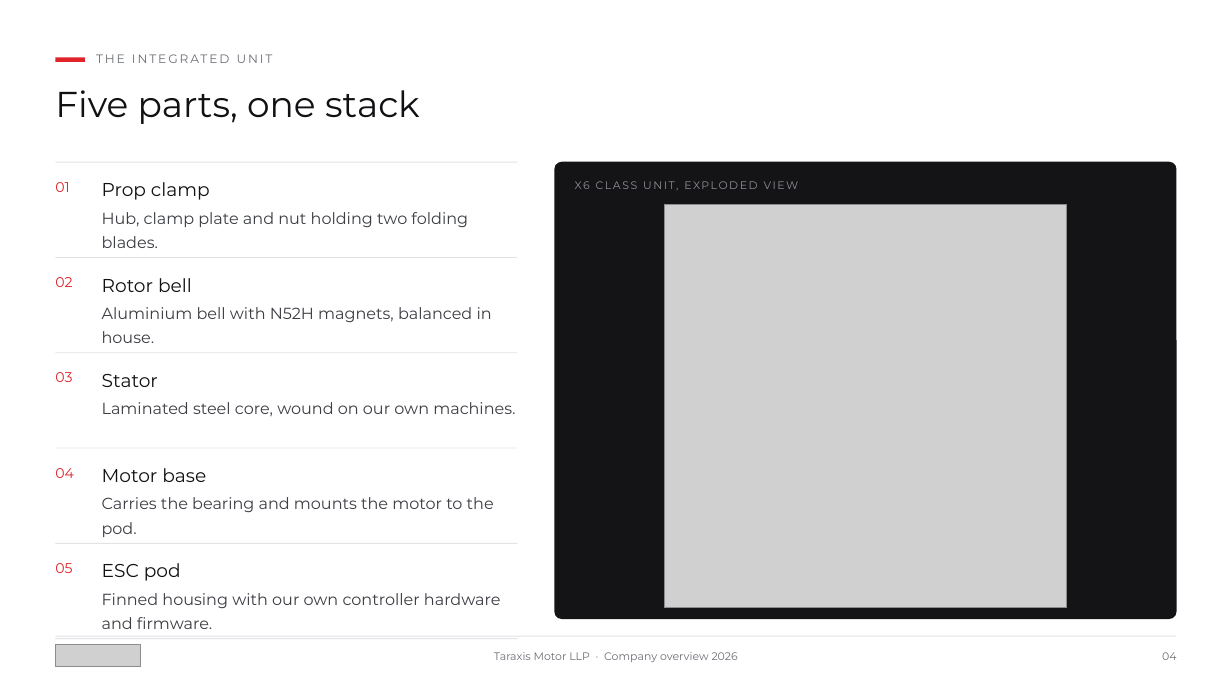
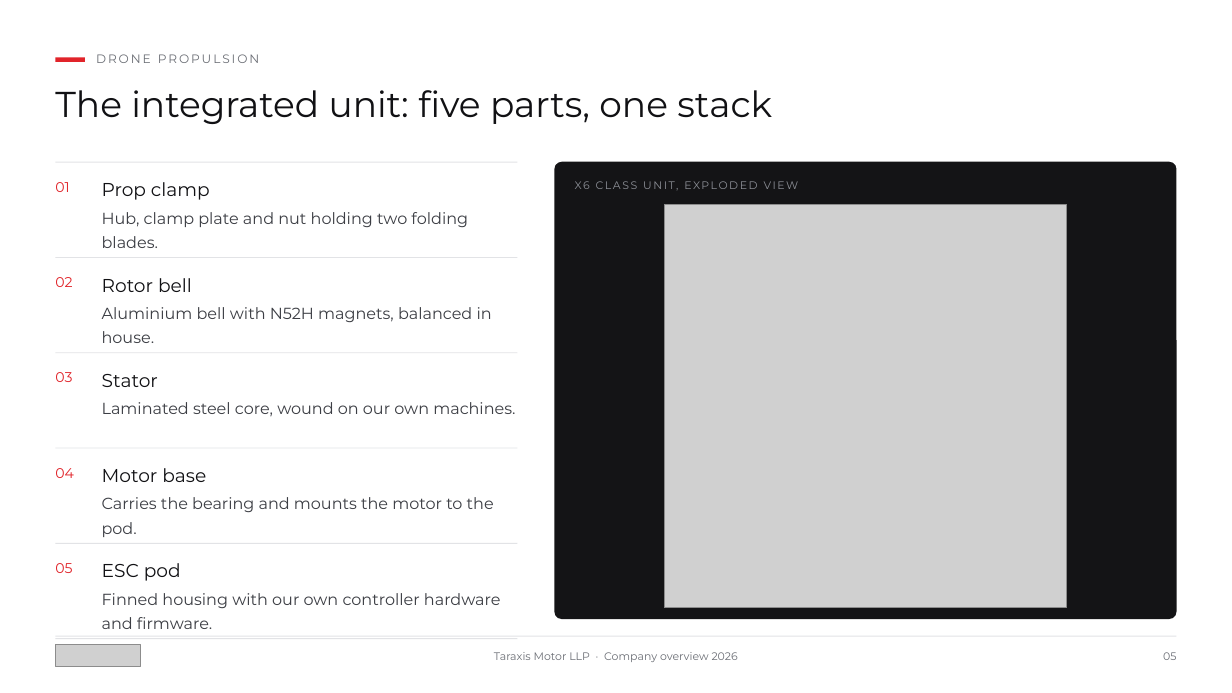
Before and after one commit to siddharthsu/siddharthsu, a slide deck: slide 5 of Taraxis_Presentation/Taraxis_Motor_Corporate.pptx (slide 4 before the commit). Drawn at 1232x693 pixels with LibreOffice and Linux fonts; fonts in the diff are those of the drawing; grey boxes stand for pictures. Boxes give left, top, right and bottom in pixels: in the first picture for what was removed or moved away, otherwise in the second. Text is boxed around its words. In the diff, an @@ line names an element or a change of style, - is before the commit and + after.

```diff
--- a/Taraxis_Presentation/Taraxis_Motor_Corporate.pptx
+++ b/Taraxis_Presentation/Taraxis_Motor_Corporate.pptx
@@ text at <box>96,54,259,63</box>: text changed @@
-THE INTEGRATED UNIT
+DRONE PROPULSION
@@ text at <box>55,90,772,124</box>: text changed @@
-Five parts, one stack
+The integrated unit: five parts, one stack
@@ text at <box>1163,652,1176,660</box>: text changed @@
-04
+05
```
Also in this commit, not shown: 11 other slides changed, 4 slides added, 2 slides removed, 2 other files.
